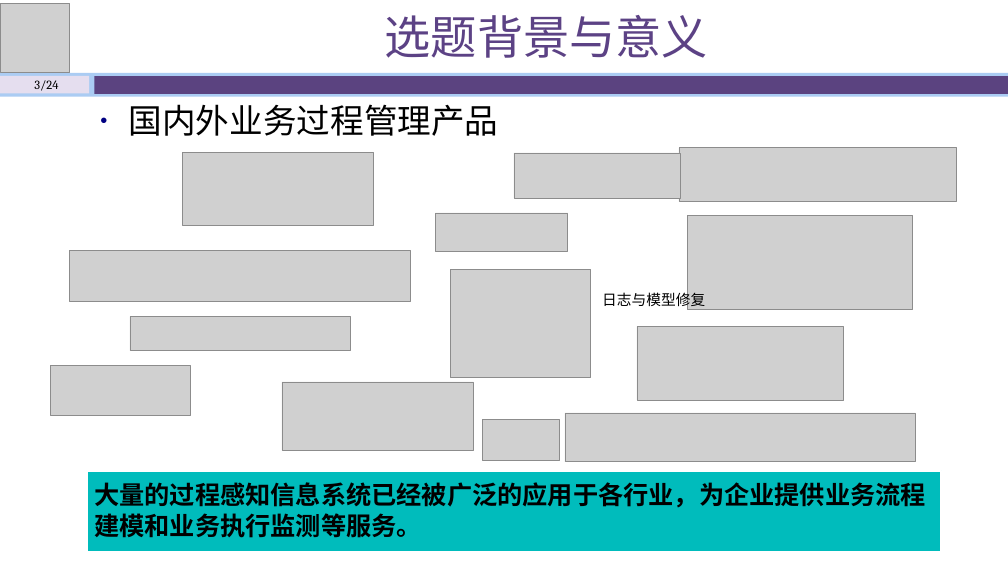
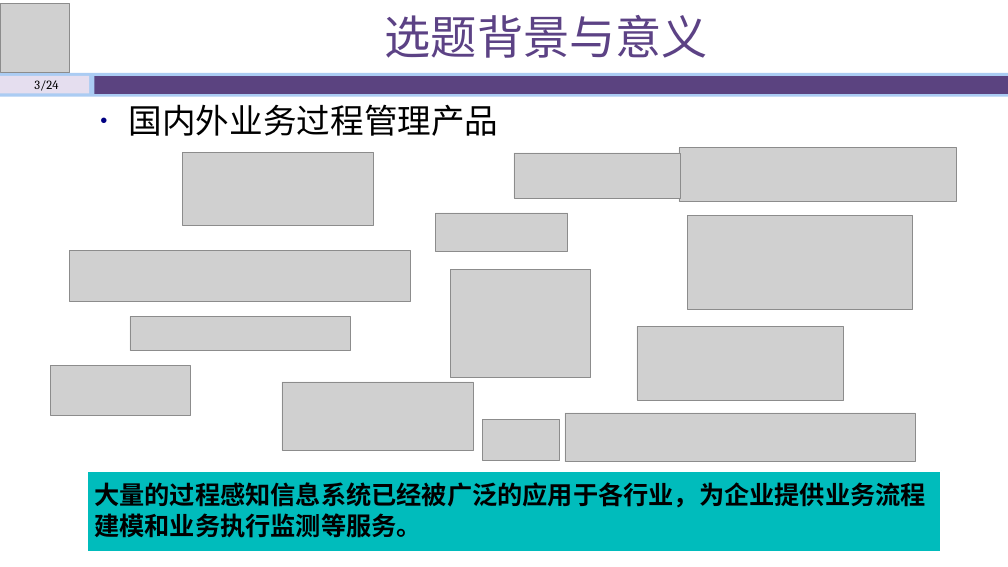
Before and after one commit to shawn47/0930, a slide deck: slide 3 of 开题答辩930_肖永博.pptx. Drawn at 1008x567 pixels with LibreOffice and Linux fonts; fonts in the diff are those of the drawing; grey boxes stand for pictures. Boxes give left, top, right and bottom in pixels: in the first picture for what was removed or moved away, otherwise in the second. Text is boxed around its words. In the diff, an @@ line names an element or a change of style, - is before the commit and + after.

```diff
--- a/开题答辩930_肖永博.pptx
+++ b/开题答辩930_肖永博.pptx
@@ text removed at [602,290,705,309] @@
-日志与模型修复
```
Also in this commit, not shown: 4 other slides changed, 1 other file.
